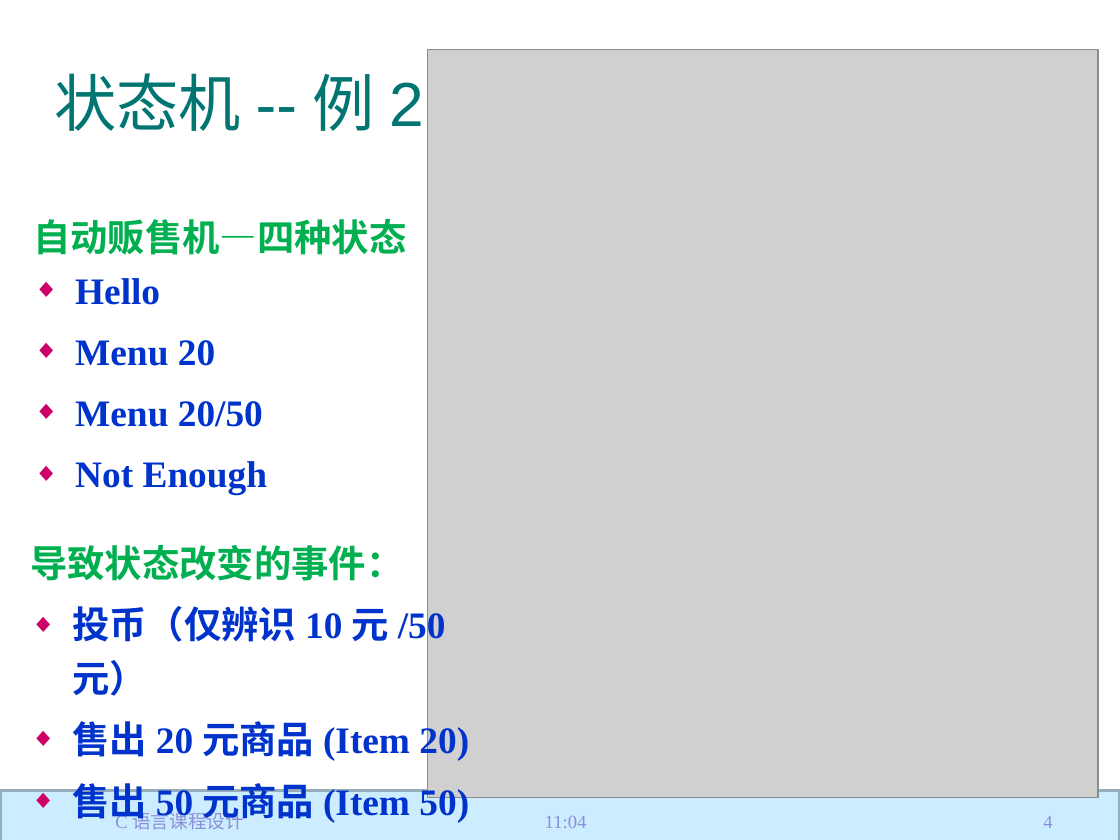
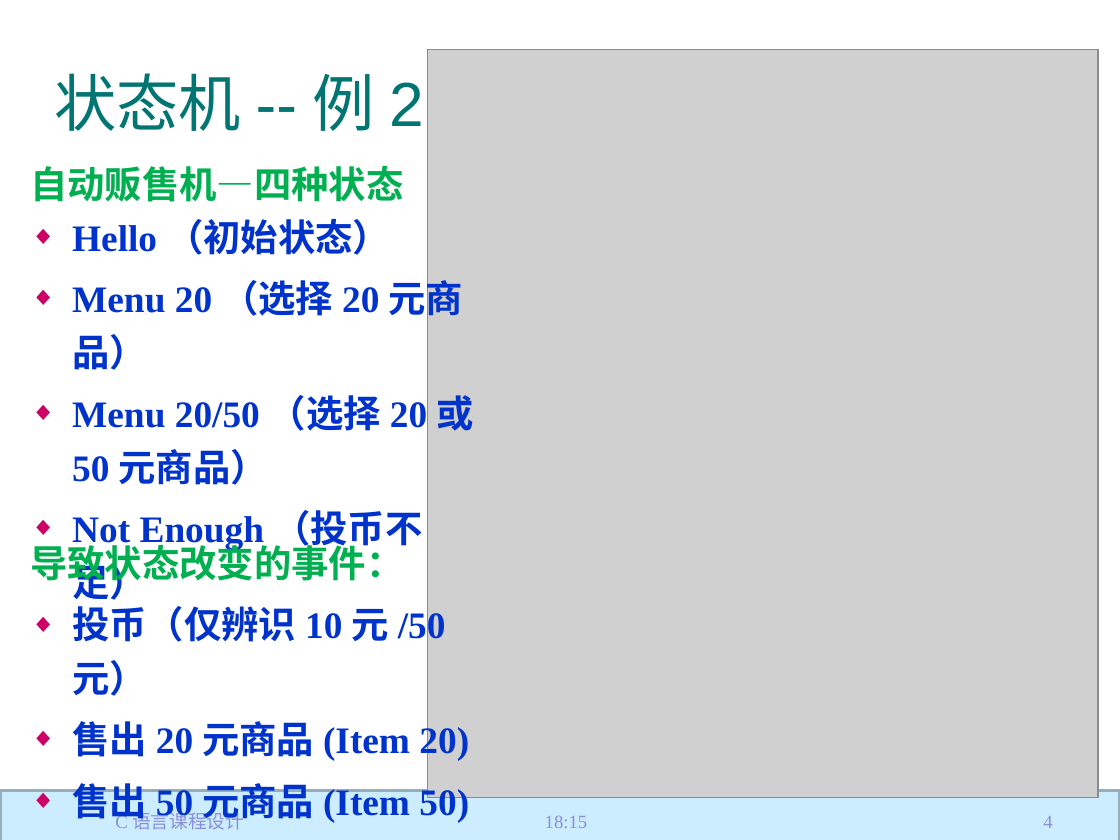
Before and after one commit to jtrfid/C-Repositories, a slide deck: slide 4 of 2018/C语言课程设计/状态机编程概念.pptx. Drawn at 1120x840 pixels with LibreOffice and Linux fonts; fonts in the diff are those of the drawing; grey boxes stand for pictures; background and template pictures are left out. Boxes give left, top, right and bottom in pixels: in the first picture for what was removed or moved away, otherwise in the second. Text is boxed around its words. In the diff, an @@ line names an element or a change of style, - is before the commit and + after.

```diff
--- a/2018/C语言课程设计/状态机编程概念.pptx
+++ b/2018/C语言课程设计/状态机编程概念.pptx
@@ text "自动贩售机—四种状态": place and size @@
-text "自动贩售机—四种状态" at bbox=[33, 219, 406, 255]
+text "自动贩售机—四种状态" at bbox=[30, 166, 403, 202]
@@ text at bbox=[72, 219, 422, 600]: text changed @@
-◆ Hello
-◆ Menu 20
-◆ Menu 20/50
-◆ Not Enough
+◆ Hello（初始状态）
+◆ Menu 20（选择20元商品）
+◆ Menu 20/50（选择20或50元商品）
+◆ Not Enough（投币不足）
@@ text at bbox=[545, 816, 587, 828]: text changed @@
-11:04
+18:15
```
Also in this commit, not shown: 19 other slides changed, 6 other files.
